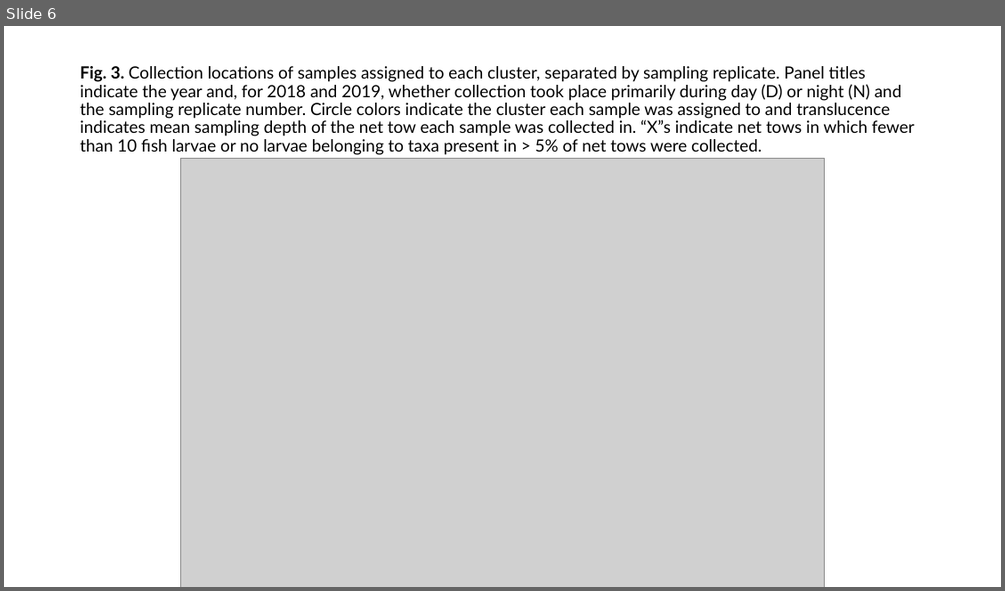
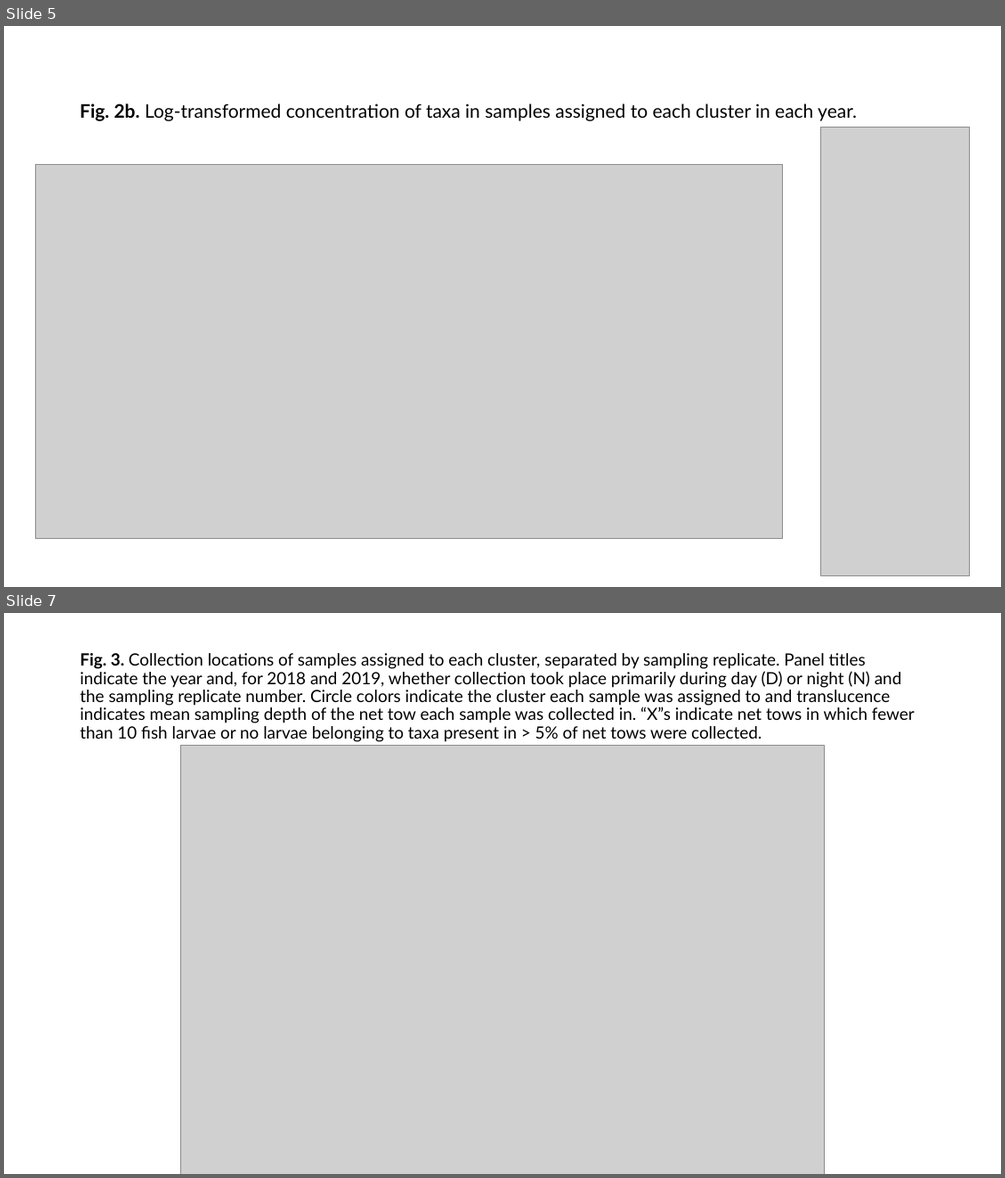
Before and after one commit to LukeABobay/larval-fish-community-analysis, a slide deck: Figures and tables final data set.pptx. Shown one above the other, each under a label of ours: slide 6 before the commit, slides 5 and 7 after it; the slides between them are not shown. The pictures are 1005x591 and 1005x1178 pixels, drawn with LibreOffice and Linux fonts; fonts in the diff are those of the drawing; grey boxes stand for pictures. Boxes give left, top, right and bottom in pixels: in the first picture for what was removed or moved away, otherwise in the second. Text is boxed around its words. In the diff, an @@ line names an element or a change of style, - is before the commit and + after.

Commit message:
Update with new figures

```diff
--- a/Figures and tables final data set.pptx
+++ b/Figures and tables final data set.pptx
@@ slide 5 added at bbox=[4, 26, 1001, 587], background #FFFFFF @@
@@ text added at bbox=[80, 103, 857, 121], 18 pt, text #000000 @@
+Fig. 2b. Log-transformed concentration of taxa in samples assigned to each cluster in each year.
@@ picture added at bbox=[821, 127, 971, 576] @@
@@ picture added at bbox=[35, 164, 783, 539] @@
@@ what was slide 6 is now slide 7 @@
```
Also in this commit, not shown: 2 slides changed.
